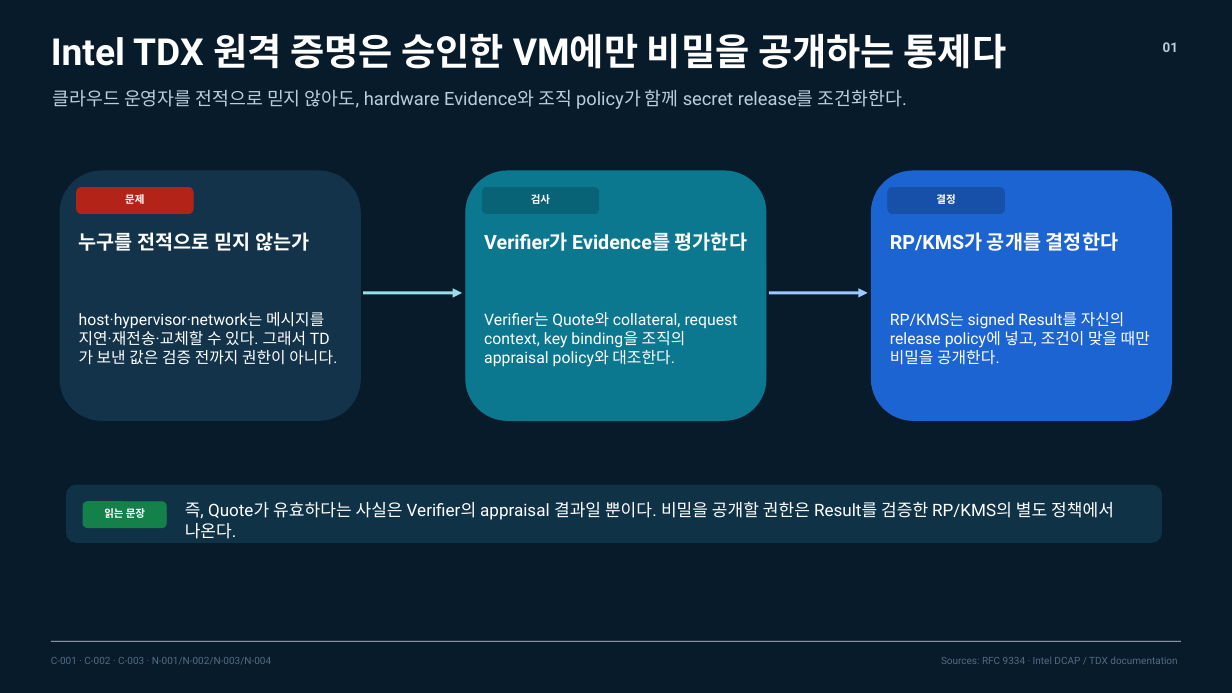
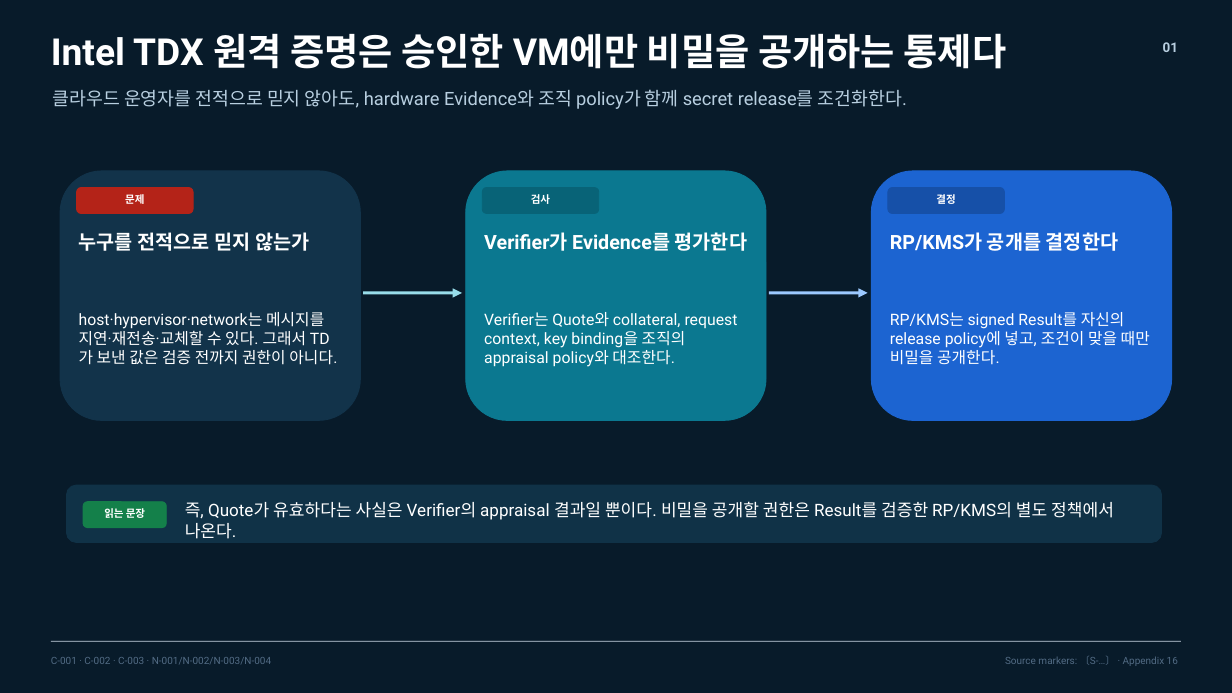
Before and after one commit to bitboom/skills, a slide deck: slide 1 of examples/intel-rats/to-deck-prose-v2/final/structural/intel-tdx-attestation-prose-structural.pptx. Drawn at 1232x693 pixels with LibreOffice and Linux fonts; fonts in the diff are those of the drawing. Boxes give left, top, right and bottom in pixels: in the first picture for what was removed or moved away, otherwise in the second. Text is boxed around its words. In the diff, an @@ line names an element or a change of style, - is before the commit and + after.

```diff
--- a/examples/intel-rats/to-deck-prose-v2/final/structural/intel-tdx-attestation-prose-structural.pptx
+++ b/examples/intel-rats/to-deck-prose-v2/final/structural/intel-tdx-attestation-prose-structural.pptx
@@ text at [1005,656,1178,666]: text changed @@
-Sources: RFC 9334 · Intel DCAP / TDX documentation
+Source markers: 〔S-…〕 · Appendix 16
```
Also in this commit, not shown: 13 other slides changed, 2 slides added, 1 slide removed, 44 other files.
